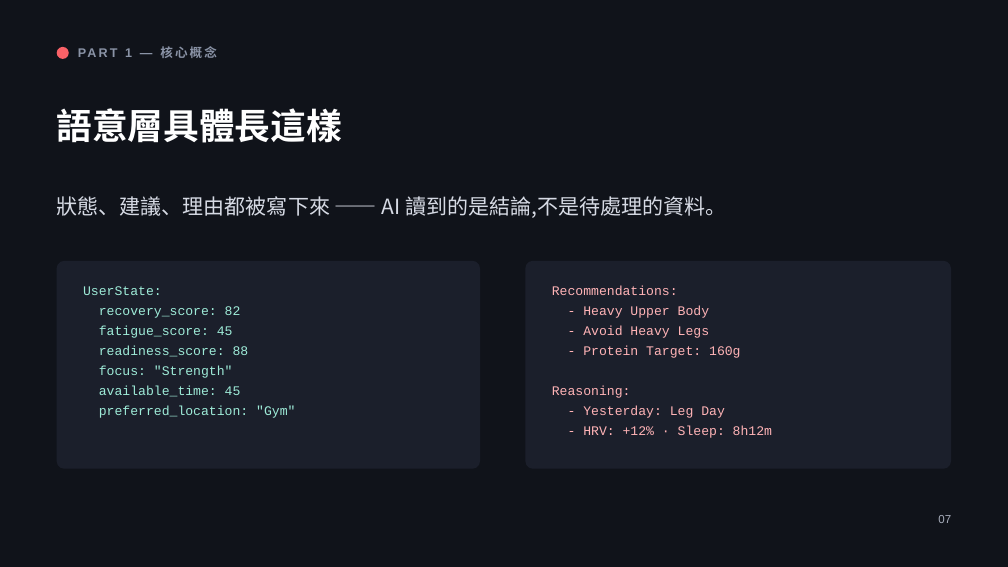
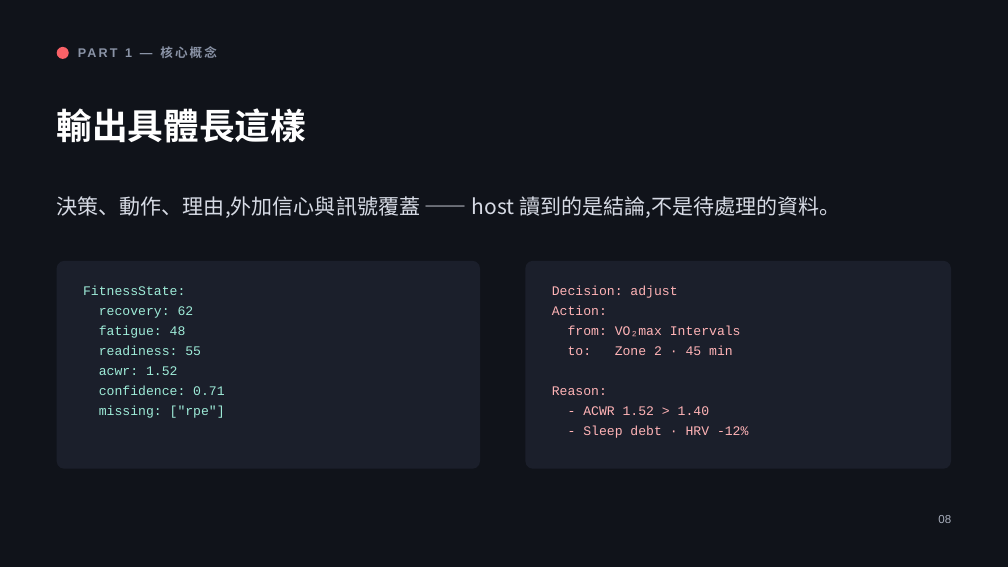
Before and after one commit to henryyeh182/evidra, a slide deck: slide 8 of docs/Fitness-MCP-Product-Vision.pptx (slide 7 before the commit). Drawn at 1008x567 pixels with LibreOffice and Linux fonts; fonts in the diff are those of the drawing. Boxes give left, top, right and bottom in pixels: in the first picture for what was removed or moved away, otherwise in the second. Text is boxed around its words. In the diff, an @@ line names an element or a change of style, - is before the commit and + after.

```diff
--- a/docs/Fitness-MCP-Product-Vision.pptx
+++ b/docs/Fitness-MCP-Product-Vision.pptx
@@ text at [57, 108, 307, 143]: text changed @@
-語意層具體長這樣
+輸出具體長這樣
@@ text at [57, 196, 840, 218]: text changed @@
-狀態、建議、理由都被寫下來 —— AI 讀到的是結論,不是待處理的資料。
+決策、動作、理由,外加信心與訊號覆蓋 —— host 讀到的是結論,不是待處理的資料。
@@ text at [83, 286, 225, 418]: text changed @@
-UserState:
-recovery_score: 82
-fatigue_score: 45
-readiness_score: 88
-focus: "Strength"
-available_time: 45
-preferred_location: "Gym"
+FitnessState:
+recovery: 62
+fatigue: 48
+readiness: 55
+acwr: 1.52
+confidence: 0.71
+missing: ["rpe"]
@@ text at [552, 286, 748, 438]: text changed @@
-Recommendations:
-- Heavy Upper Body
-- Avoid Heavy Legs
-- Protein Target: 160g
-Reasoning:
-- Yesterday: Leg Day
-- HRV: +12% · Sleep: 8h12m
+Decision: adjust
+Action:
+from: VO₂max Intervals
+to: Zone 2 · 45 min
+Reason:
+- ACWR 1.52 > 1.40
+- Sleep debt · HRV -12%
@@ text at [938, 515, 951, 523]: text changed @@
-07
+08
```
Also in this commit, not shown: 22 other slides changed, 6 slides added, 3 slides removed.
